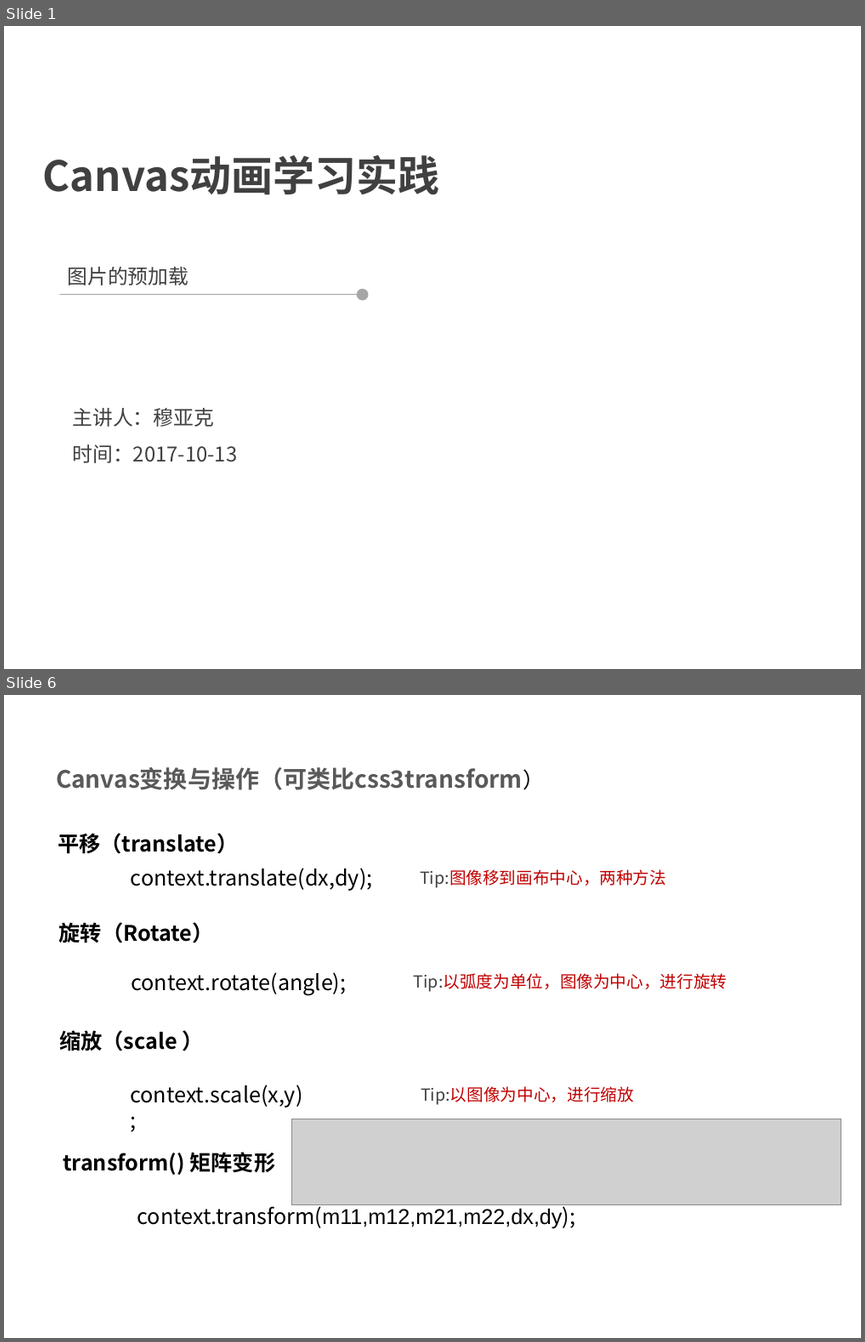
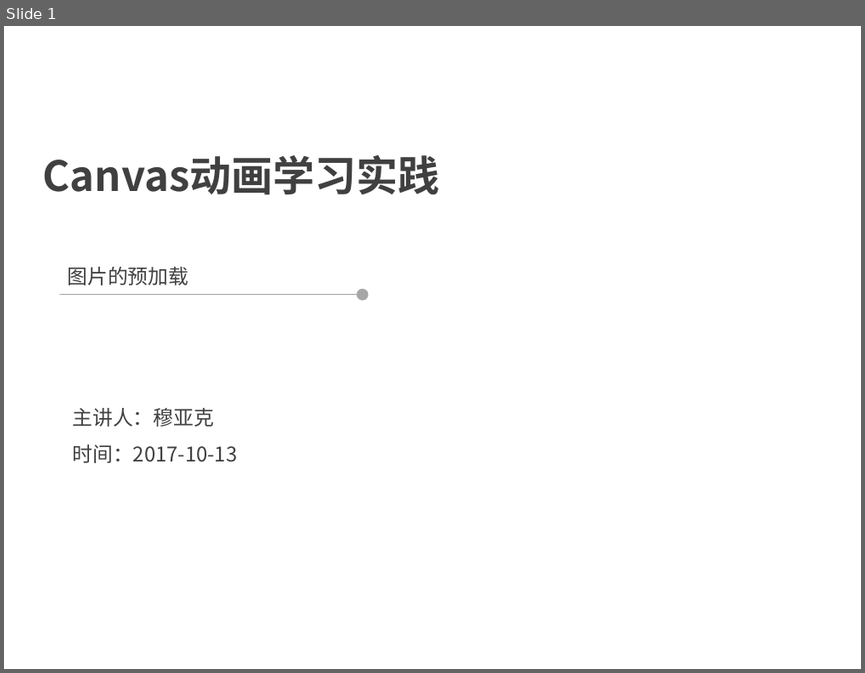
Before and after one commit to muyake/muyake.github.io, a slide deck: js/preload/穆亚克.ppt. Shown one above the other, each under a label of ours: slides 1 and 6 before the commit, slide 1 after it; the slides between them are not shown. The pictures are 865x1342 and 865x673 pixels, drawn with LibreOffice and Linux fonts; fonts in the diff are those of the drawing; grey boxes stand for pictures; background and template pictures are left out. Boxes give left, top, right and bottom in pixels: in the first picture for what was removed or moved away, otherwise in the second. Text is boxed around its words. In the diff, an @@ line names an element or a change of style, - is before the commit and + after.

```diff
--- a/js/preload/穆亚克.ppt
+++ b/js/preload/穆亚克.ppt
@@ slide 6 removed at box(4, 695, 861, 1338), background picture (left out) @@
@@ text removed at box(56, 767, 522, 790) @@
-Canvas变换与操作（可类比css3transform）
@@ text removed at box(58, 833, 238, 854) @@
-平移（translate）
@@ text removed at box(131, 868, 373, 891) @@
-context.translate(dx,dy);
@@ text removed at box(420, 869, 666, 888) @@
-Tip:图像移到画布中心，两种方法
@@ text removed at box(59, 922, 214, 943) @@
-旋转（Rotate）
@@ text removed at box(131, 972, 346, 995) @@
-context.rotate(angle);
@@ text removed at box(414, 973, 727, 992) @@
-Tip:以弧度为单位，图像为中心，进行旋转
@@ text removed at box(59, 1030, 177, 1051) @@
-缩放（scale ）
@@ text removed at box(130, 1084, 302, 1107) @@
-context.scale(x,y);
@@ text removed at box(420, 1086, 634, 1105) @@
-Tip:以图像为中心，进行缩放
@@ picture removed at box(292, 1119, 842, 1205) @@
@@ text removed at box(63, 1151, 275, 1174) @@
-transform() 矩阵变形
@@ text removed at box(137, 1202, 576, 1229) @@
-context.transform(m11,m12,m21,m22,dx,dy);
```
Also in this commit, not shown: 7 slides added, 4 other slides removed, 2 other files.
